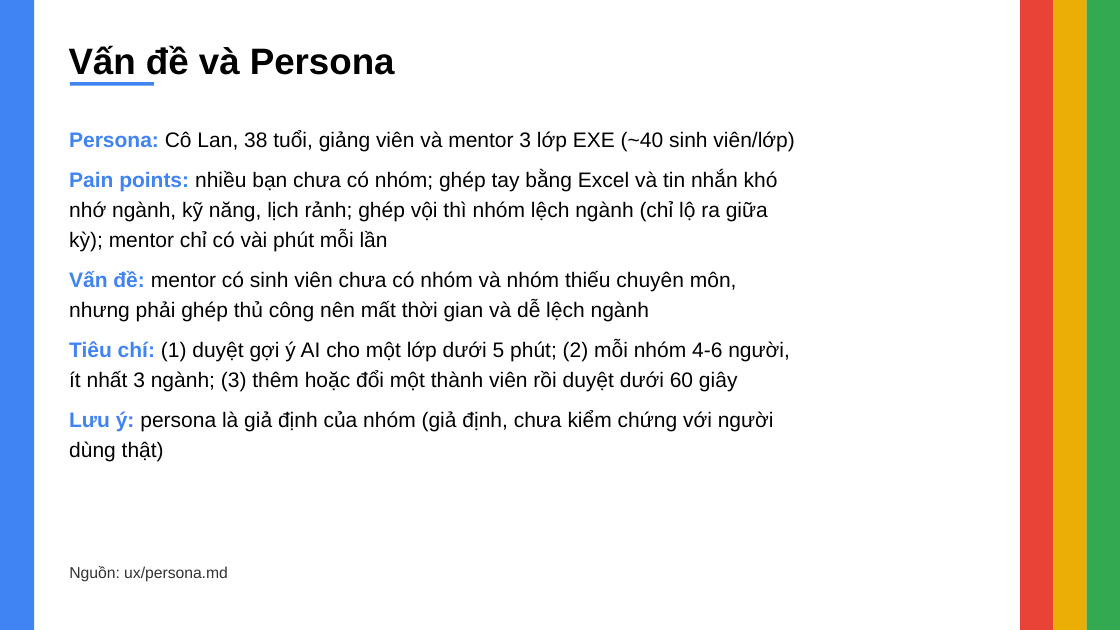
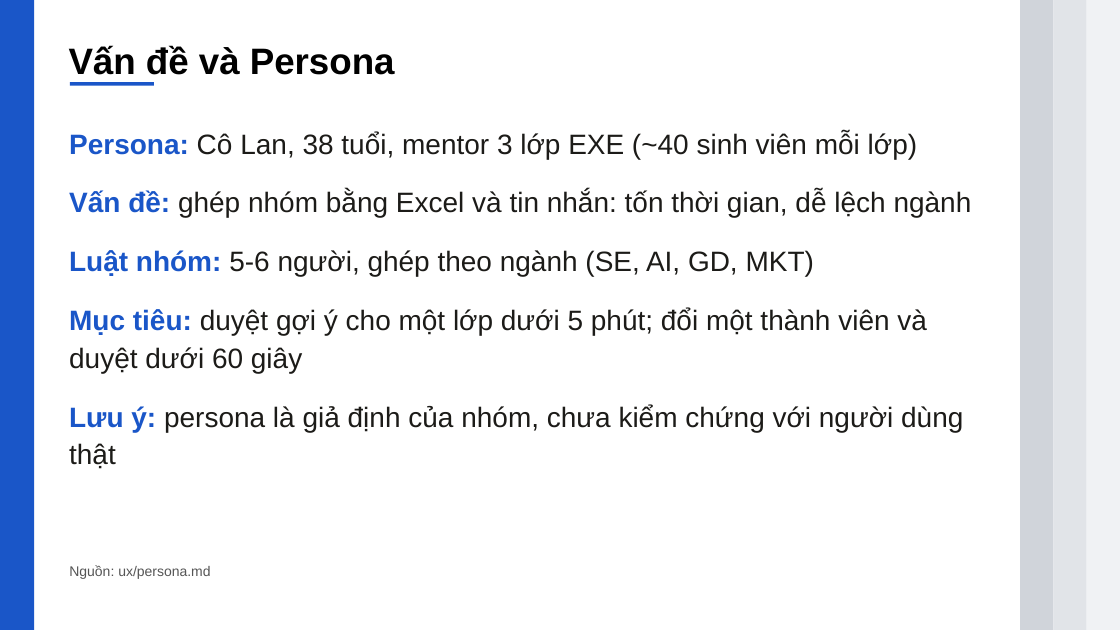
Before and after one commit to Kenn0679/prm323-lab2-group6, a slide deck: slide 2 of slides-export/prm323_lab2_group6_slides.pptx. Drawn at 1120x630 pixels with LibreOffice and Linux fonts; fonts in the diff are those of the drawing. Boxes give left, top, right and bottom in pixels: in the first picture for what was removed or moved away, otherwise in the second. Text is boxed around its words. In the diff, an @@ line names an element or a change of style, - is before the commit and + after.

```diff
--- a/slides-export/prm323_lab2_group6_slides.pptx
+++ b/slides-export/prm323_lab2_group6_slides.pptx
@@ rectangle at (0, 0, 34, 630): fill #4084F3 to #1A56C8 @@
@@ rectangle at (1021, 0, 1054, 630): fill #E94236 to #D0D4DA @@
@@ rectangle at (1054, 0, 1087, 630): fill #EAAE04 to #E1E4E8 @@
@@ rectangle at (1087, 0, 1120, 630): fill #33A952 to #F0F2F4 @@
@@ rectangle at (70, 82, 154, 86): fill #4084F3 to #1A56C8 @@
@@ text at (69, 132, 972, 469): text changed; size 18 to 24 pt; text colour #000000 to #1C1B18 @@
-Persona: Cô Lan, 38 tuổi, giảng viên và mentor 3 lớp EXE (~40 sinh viên/lớp)
-Pain points: nhiều bạn chưa có nhóm; ghép tay bằng Excel và tin nhắn khó nhớ ngành, kỹ năng, lịch rảnh; ghép vội thì nhóm lệch ngành (chỉ lộ ra giữa kỳ); mentor chỉ có vài phút mỗi lần
-Vấn đề: mentor có sinh viên chưa có nhóm và nhóm thiếu chuyên môn, nhưng phải ghép thủ công nên mất thời gian và dễ lệch ngành
-Tiêu chí: (1) duyệt gợi ý AI cho một lớp dưới 5 phút; (2) mỗi nhóm 4-6 người, ít nhất 3 ngành; (3) thêm hoặc đổi một thành viên rồi duyệt dưới 60 giây
-Lưu ý: persona là giả định của nhóm (giả định, chưa kiểm chứng với người dùng thật)
+Persona: Cô Lan, 38 tuổi, mentor 3 lớp EXE (~40 sinh viên mỗi lớp)
+Vấn đề: ghép nhóm bằng Excel và tin nhắn: tốn thời gian, dễ lệch ngành
+Luật nhóm: 5-6 người, ghép theo ngành (SE, AI, GD, MKT)
+Mục tiêu: duyệt gợi ý cho một lớp dưới 5 phút; đổi một thành viên và duyệt dưới 60 giây
+Lưu ý: persona là giả định của nhóm, chưa kiểm chứng với người dùng thật
@@ text "Nguồn: ux/persona.md" at (69, 565, 210, 579): size 13.5 to 12 pt, text colour #333333 to #555555 @@
```
Also in this commit, not shown: 11 other slides changed, 3 other files.
